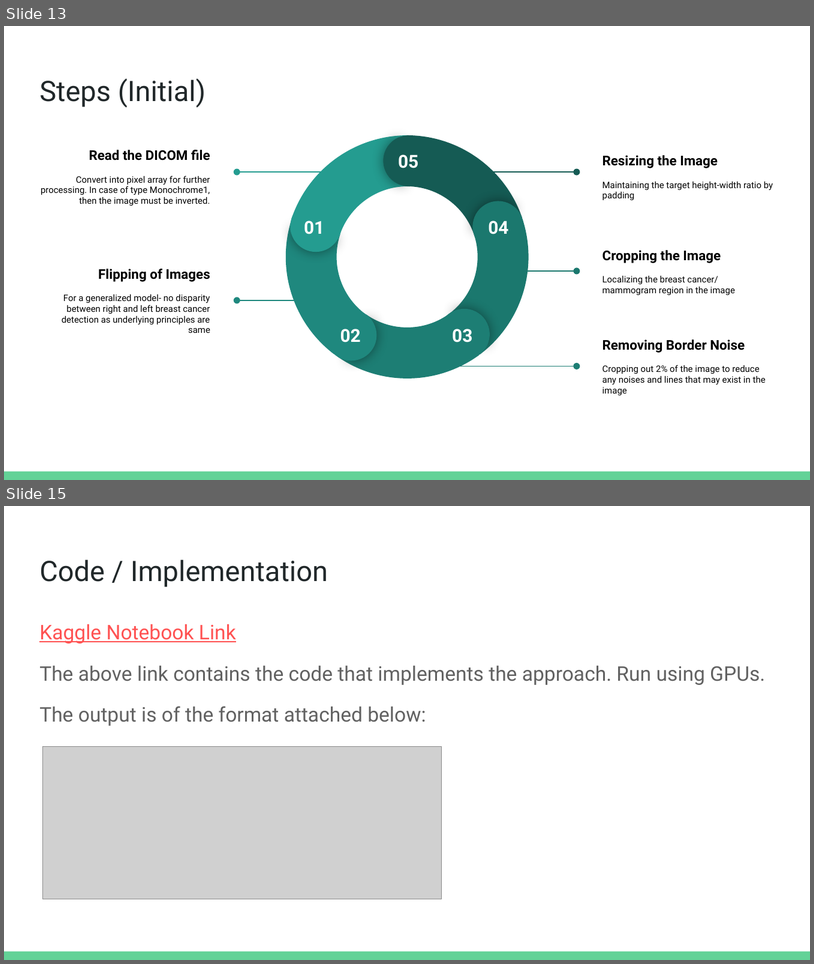
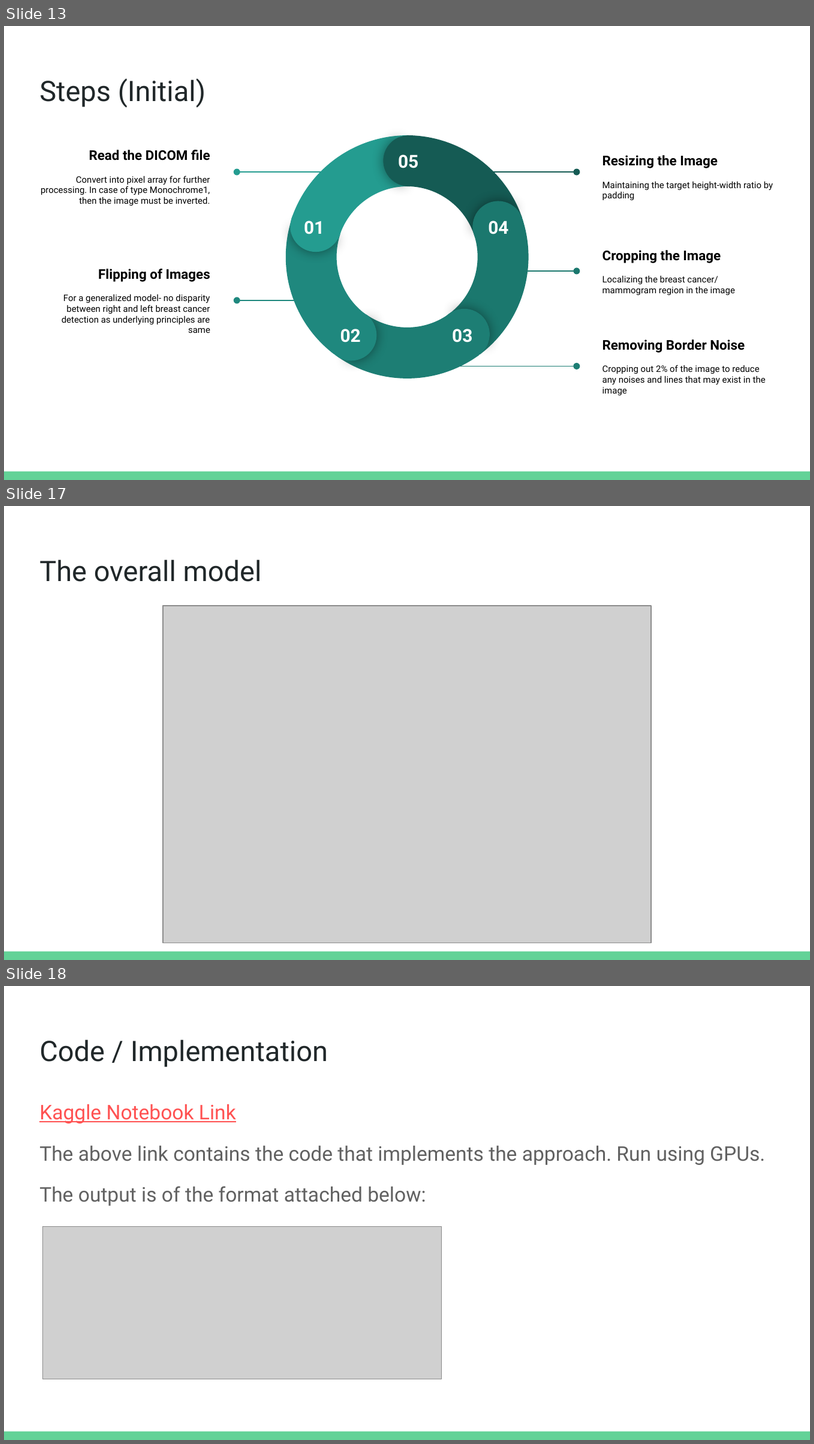
Before and after one commit to SachitNair/CSE4088_DA_2, a slide deck: DL- DA2.pptx. Shown one above the other, each under a label of ours: slides 13 and 15 before the commit, slides 13, 17 and 18 after it; the slides between them are not shown. The pictures are 814x964 and 814x1444 pixels, drawn with LibreOffice and Linux fonts; fonts in the diff are those of the drawing; grey boxes stand for pictures. Boxes give left, top, right and bottom in pixels: in the first picture for what was removed or moved away, otherwise in the second. Text is boxed around its words. In the diff, an @@ line names an element or a change of style, - is before the commit and + after.

```diff
--- a/DL- DA2.pptx
+++ b/DL- DA2.pptx
@@ slide 17 added at box(4, 506, 810, 960), background #FFFFFF; not listed: 1 template element that a slide beside it also shows @@
@@ title added at box(39, 559, 262, 582), 25.2 pt, text #202729 @@
+The overall model
@@ picture added at box(163, 605, 651, 942) @@
@@ what was slide 15 is now slide 18 @@
```
Also in this commit, not shown: 2 slides changed, 2 other slides added, 1 other file.
